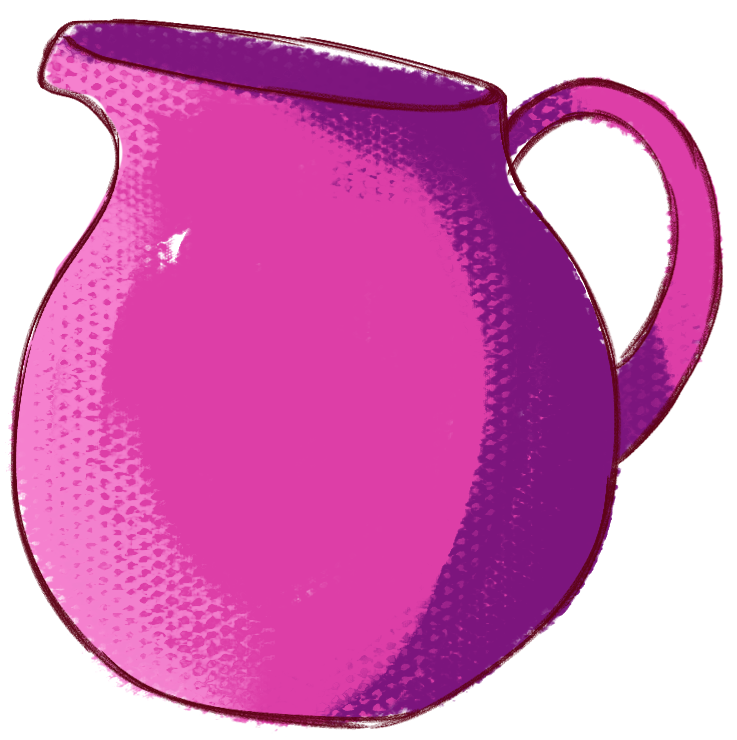
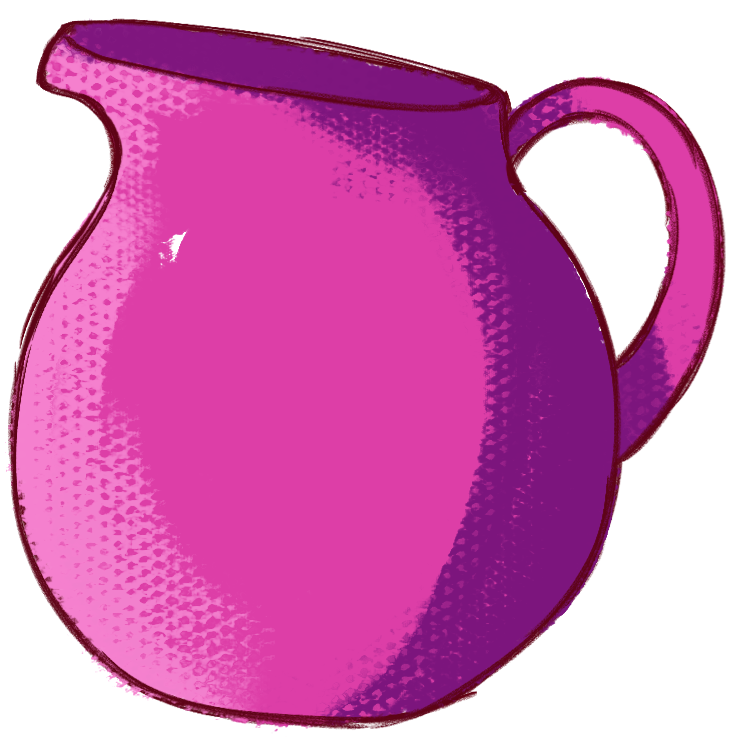
Layered file, before and after one edit (737 × 740). Changes by layer:
showed "2" over left=5, top=18, right=726, bottom=734
showed "1" over left=5, top=18, right=724, bottom=734
